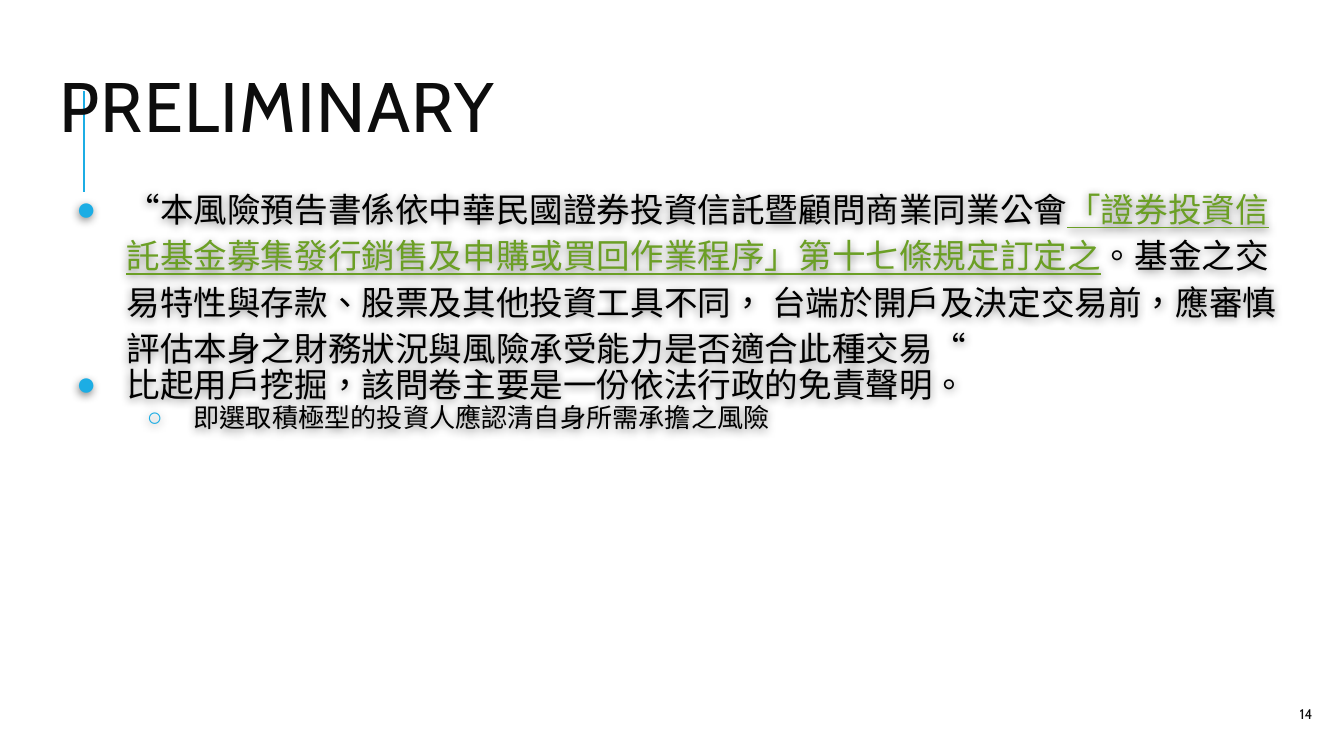
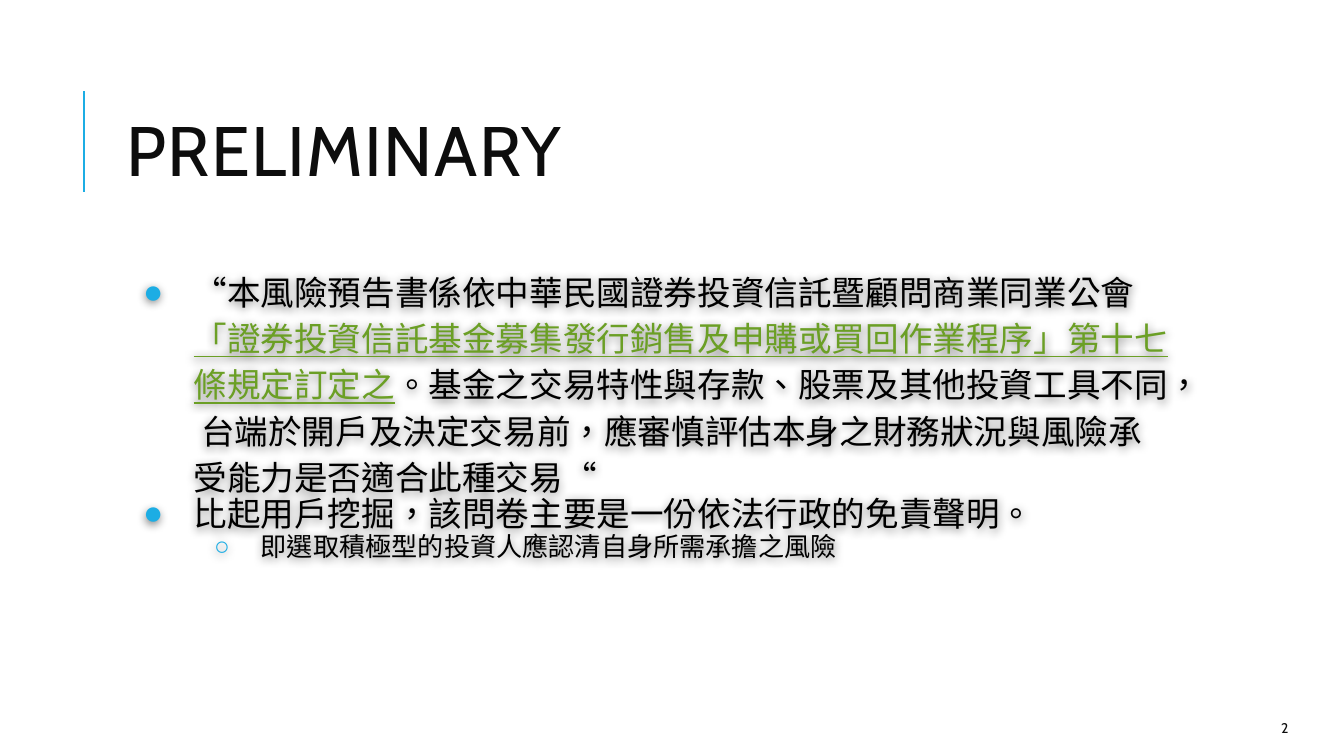
Before and after one commit to thtang/Fintech-Text-Mining-and-Machine-Learning, a slide deck: slide 2 of final/Fintech_final.pptx (slide 14 before the commit). Drawn at 1344x756 pixels with LibreOffice and Linux fonts; fonts in the diff are those of the drawing. Boxes give left, top, right and bottom in pixels: in the first picture for what was removed or moved away, otherwise in the second. Text is boxed around its words. In the diff, an @@ line names an element or a change of style, - is before the commit and + after.

```diff
--- a/final/Fintech_final.pptx
+++ b/final/Fintech_final.pptx
@@ title "PRELIMINARY" rewrapped from [59,83,494,148] to [126,127,561,176] @@
@@ text "“本風險預告書係依中華民國證券投資信託暨顧問商業同業公會「證券投資信託基金募集發行銷售及申購或買回作業程序」第十七條規定 ..." rewrapped from [126,193,1276,429] to [194,276,1202,558] @@
@@ page number at [1281,723,1288,733]: text changed @@
-14
+2
```
Also in this commit, not shown: 10 other slides changed, 1 slide added, 10 slides removed.
